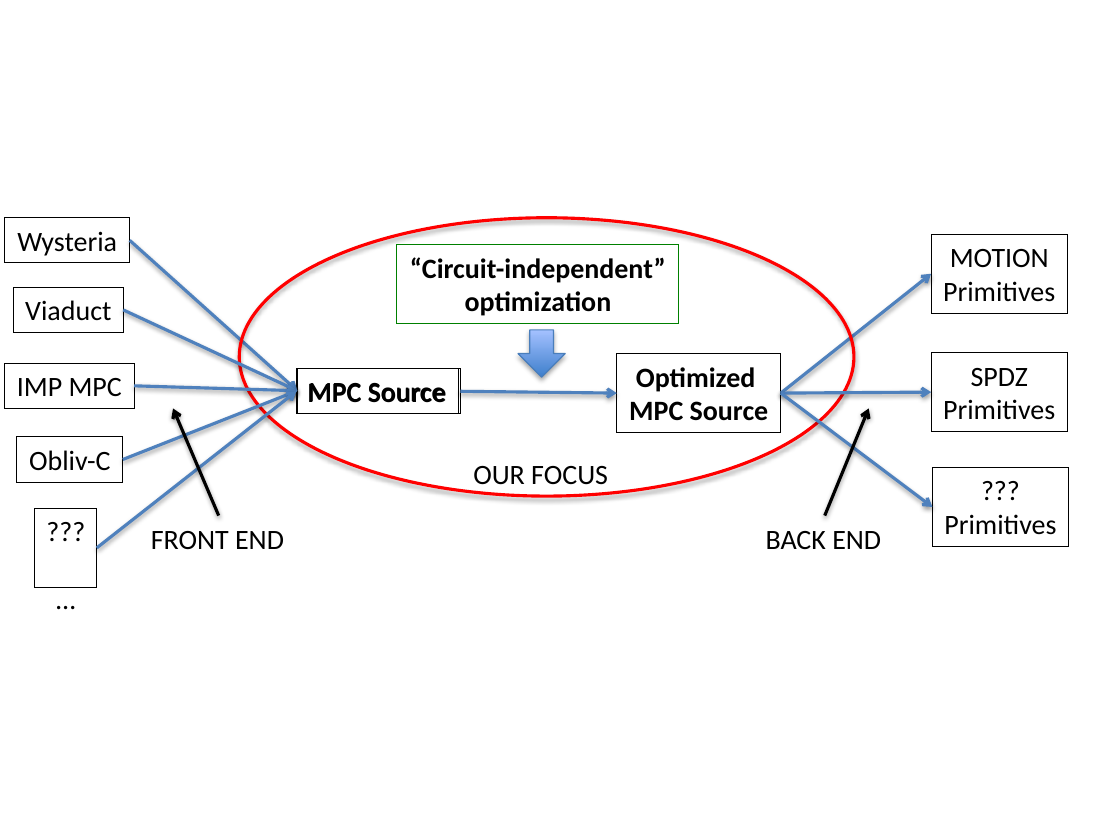
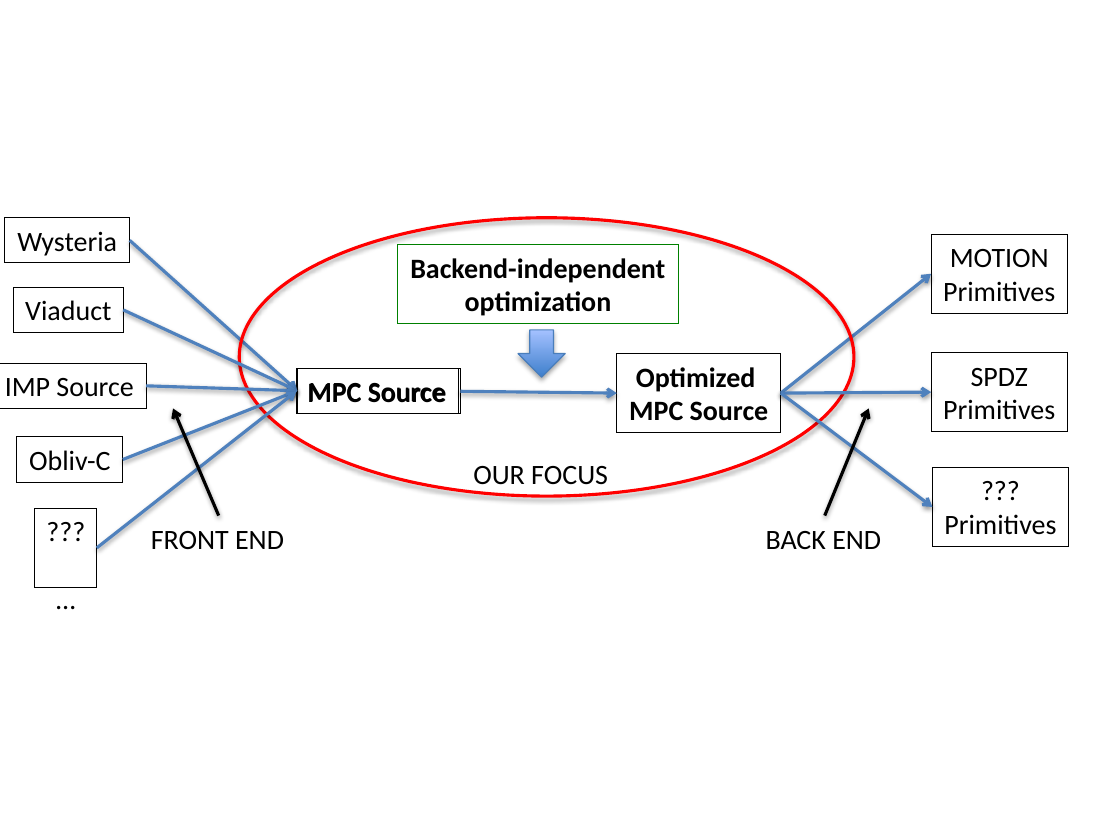
Before and after one commit to milana2/ParallelizationForMPC, a slide deck: slide 5 of overleaf/figs_paper_SIMD/Compiler_Framework.pptx. Drawn at 1120x840 pixels with LibreOffice and Linux fonts; fonts in the diff are those of the drawing. Boxes give left, top, right and bottom in pixels: in the first picture for what was removed or moved away, otherwise in the second. Text is boxed around its words. In the diff, an @@ line names an element or a change of style, - is before the commit and + after.

```diff
--- a/overleaf/figs_paper_SIMD/Compiler_Framework.pptx
+++ b/overleaf/figs_paper_SIMD/Compiler_Framework.pptx
@@ text in rectangle at [410,258,665,283]: text changed @@
-“Circuit-independent”
+Backend-independent
@@ rectangle "IMP Source": place and size @@
-rectangle "IMP Source" at [4,363,134,408]
+rectangle "IMP Source" at [0,363,146,408]
@@ text in rectangle at [5,378,133,397]: text changed @@
-IMP MPC
+IMP Source
@@ arrow moved from (134, 386) - (297, 391) to (147, 386) - (297, 391) @@
```
Also in this commit, not shown: 1 other file.
